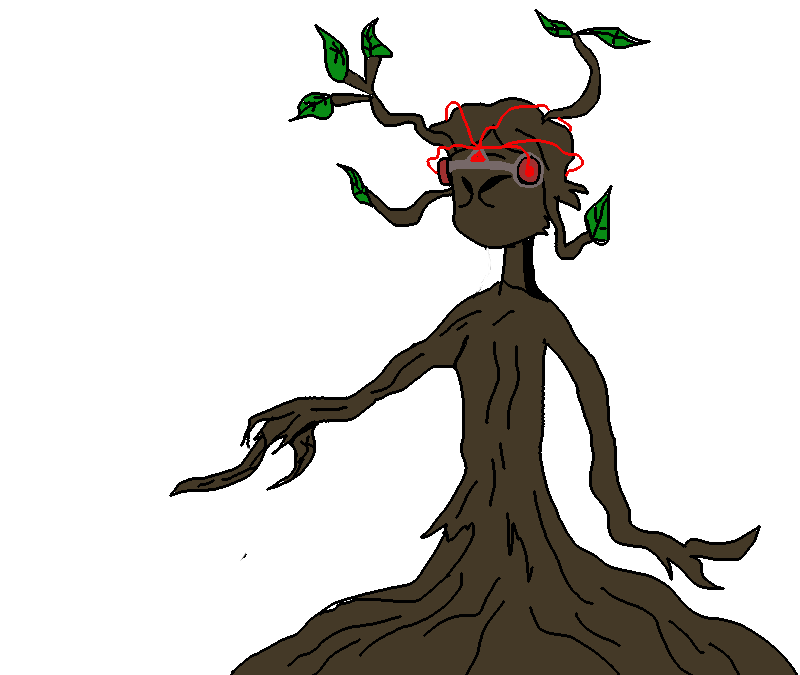
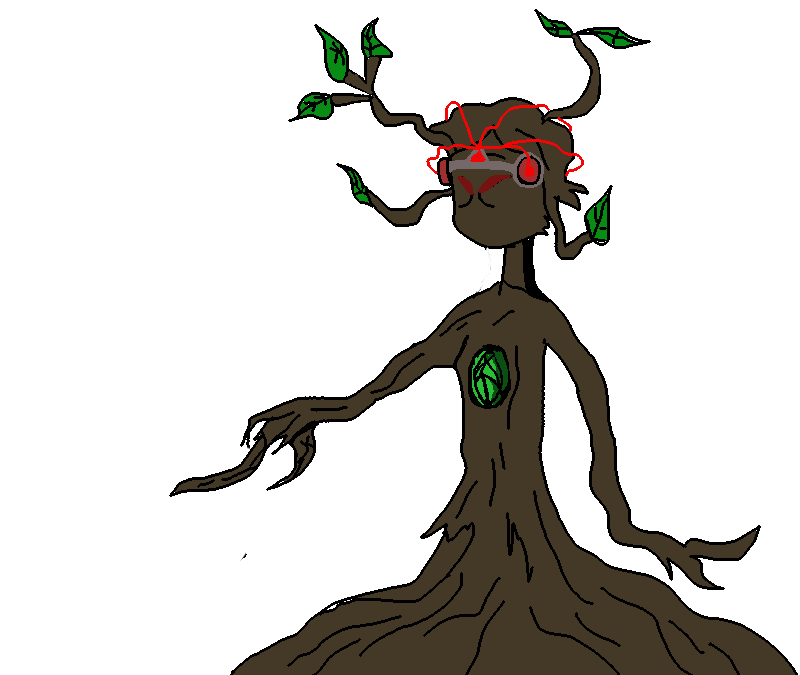
Comparing the layer stacks of the two 800px x 675px images. Changes:
added layer "seed" above "brownColor" over [468, 344, 511, 409]
painted on "brownColor" over [457, 175, 511, 424]
